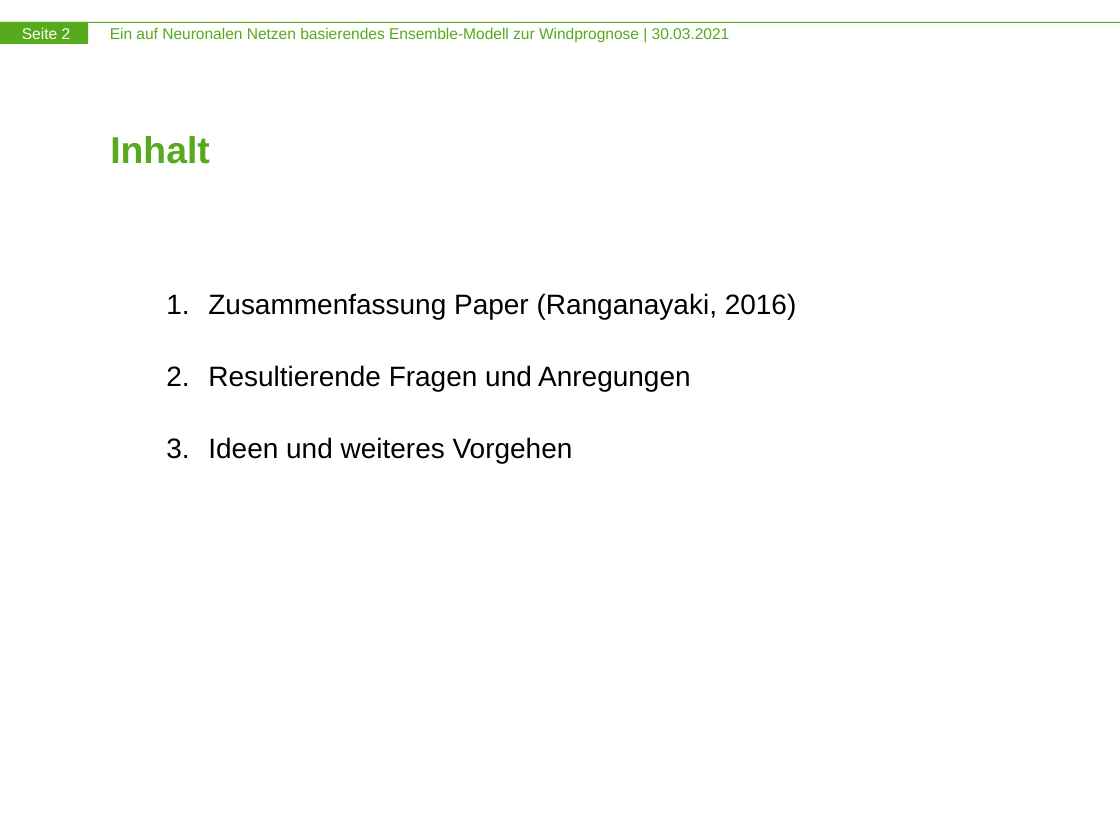
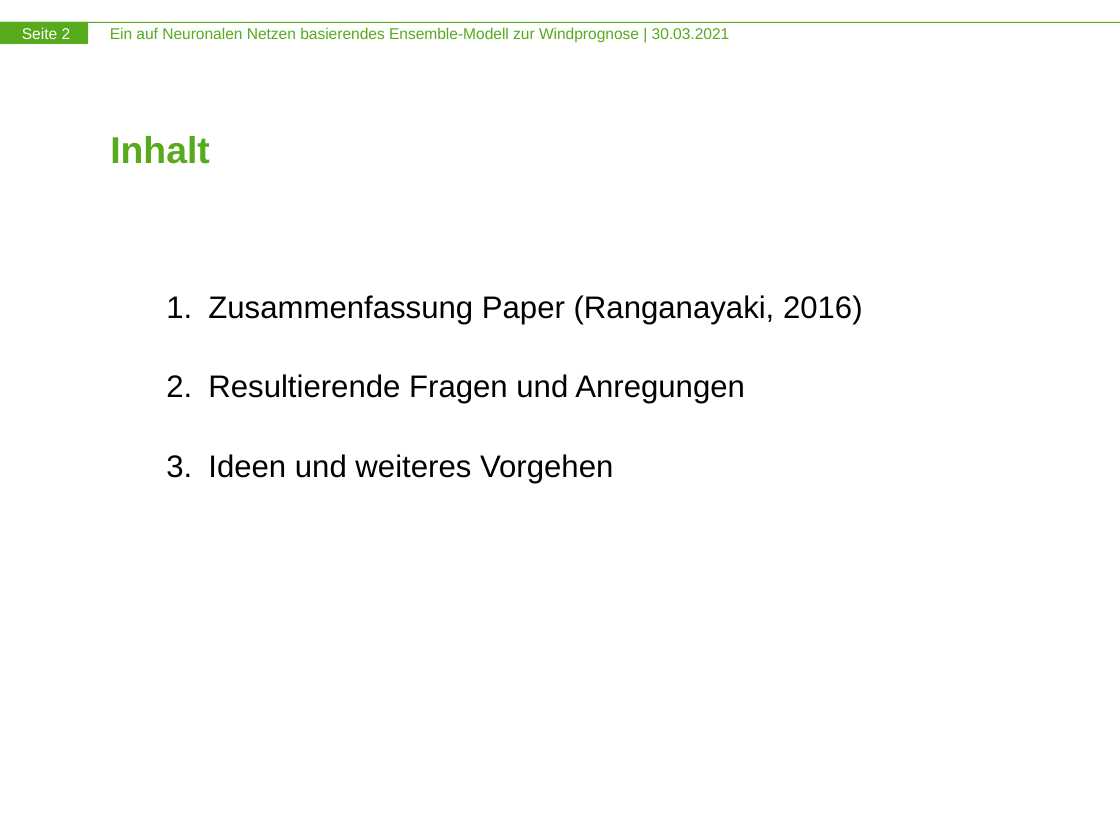
Before and after one commit to leuchtum/cse-seminar-windprognose, a slide deck: slide 2 of präsentationen/20210330 1. Pitch/20210330_windprognose.pptx. Drawn at 1120x840 pixels with LibreOffice and Linux fonts; fonts in the diff are those of the drawing. Boxes give left, top, right and bottom in pixels: in the first picture for what was removed or moved away, otherwise in the second. Text is boxed around its words. In the diff, an @@ line names an element or a change of style, - is before the commit and + after.

```diff
--- a/präsentationen/20210330 1. Pitch/20210330_windprognose.pptx
+++ b/präsentationen/20210330 1. Pitch/20210330_windprognose.pptx
@@ text "Zusammenfassung Paper (Ranganayaki, 2016)" at [208,295,863,483]: size 18 to 20 pt @@
```
Also in this commit, not shown: 1 other slide changed, 9 slides added, 4 slides removed.
